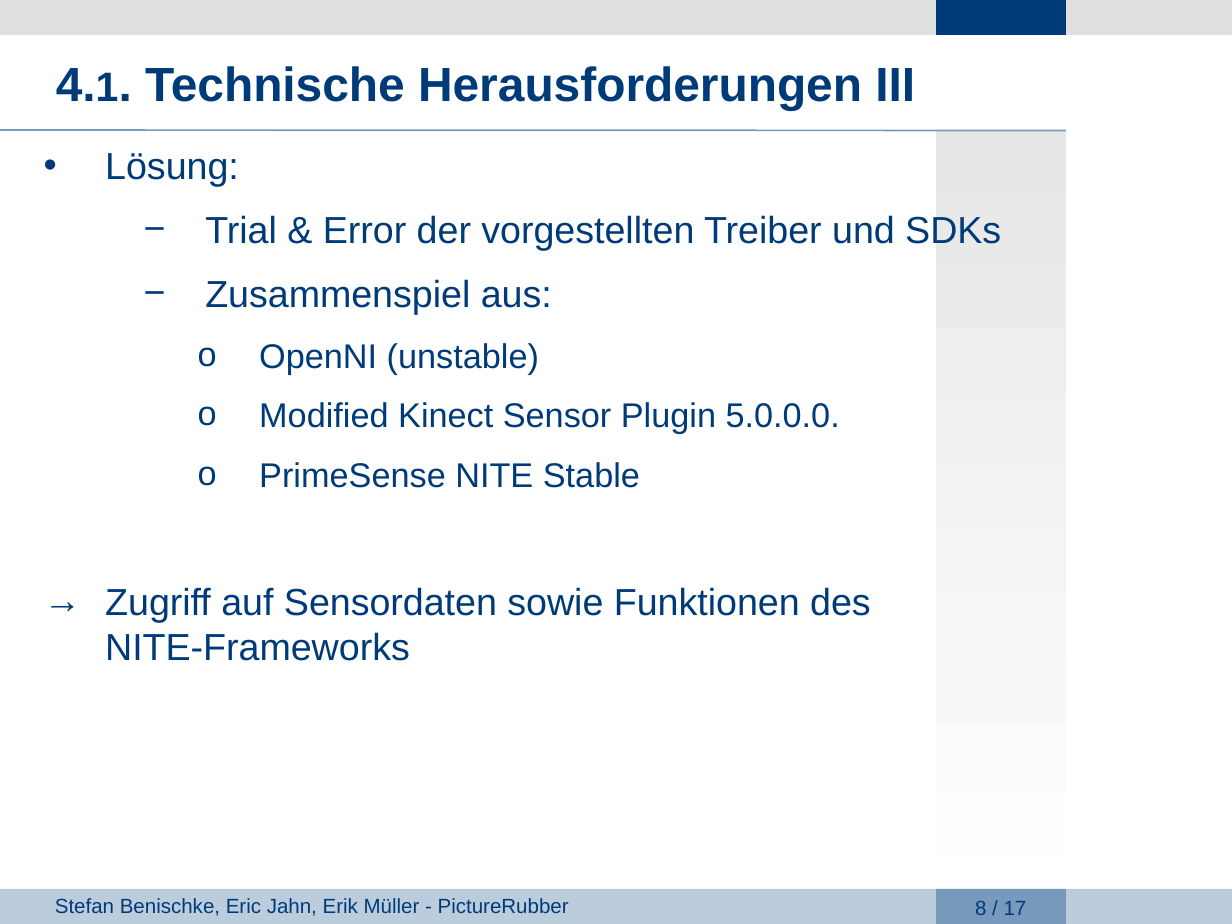
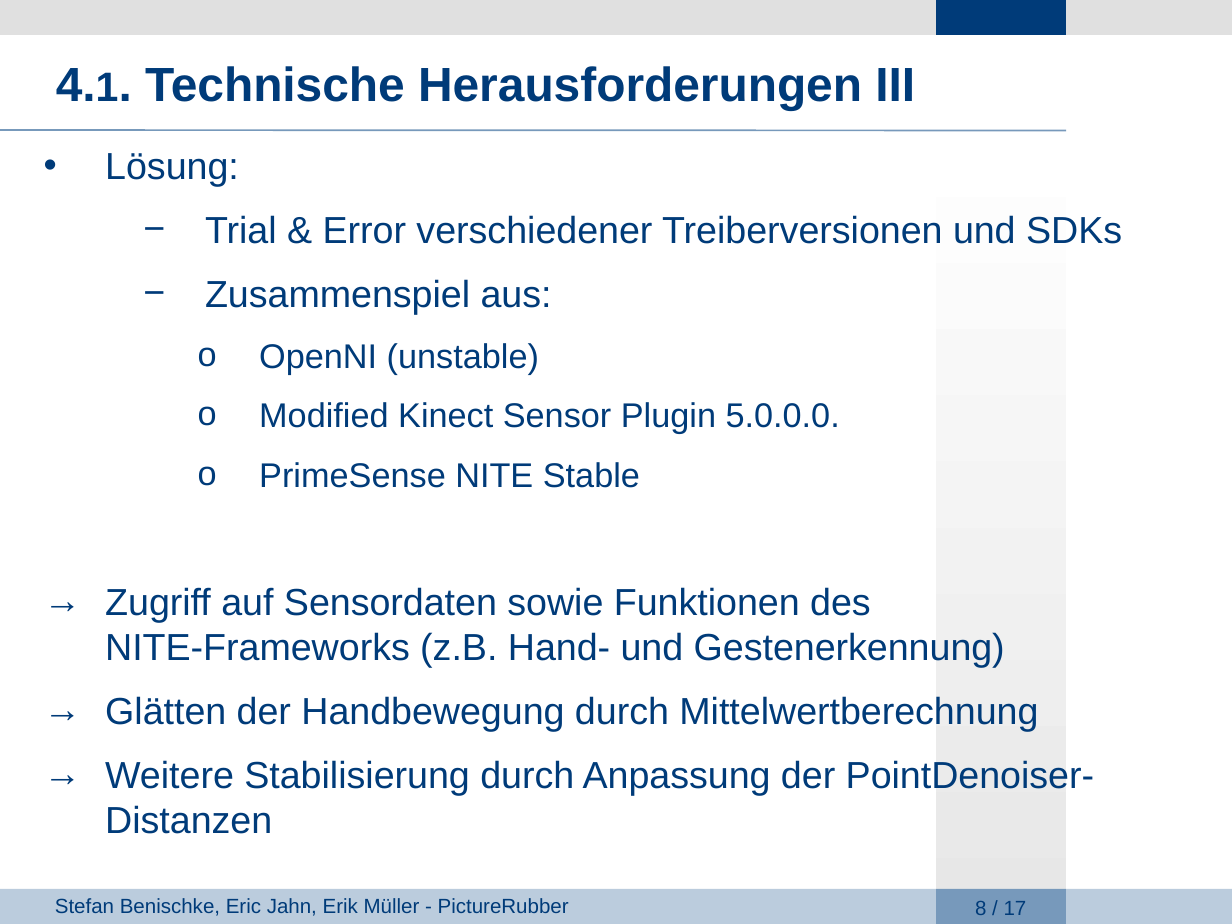
Before and after one commit to giuliarouge/picturerubber, a slide deck: slide 8 of Präsentation.ppt. Drawn at 1232x924 pixels with LibreOffice and Linux fonts; fonts in the diff are those of the drawing; background and template pictures are left out. Boxes give left, top, right and bottom in pixels: in the first picture for what was removed or moved away, otherwise in the second. Text is boxed around its words. In the diff, an @@ line names an element or a change of style, - is before the commit and + after.

```diff
--- a/Präsentation.ppt
+++ b/Präsentation.ppt
@@ rectangle at [936,131,1066,924]: fill gradient #E7E7E7 to #FFFFFF to gradient #FFFFFF to #E7E7E7 @@
@@ text at [205,215,1122,244]: text changed @@
-  − Trial & Error der vorgestellten Treiber und SDKs
+  − Trial & Error verschiedener Treiberversionen und SDKs
@@ text at [105,587,1094,834]: text changed @@
-→ Zugriff auf Sensordaten sowie Funktionen des
-  NITE-Frameworks
+→ Zugriff auf Sensordaten sowie Funktionen des
+  NITE-Frameworks (z.B. Hand- und Gestenerkennung)
+→ Glätten der Handbewegung durch Mittelwertberechnung
+→ Weitere Stabilisierung durch Anpassung der PointDenoiser-Distanzen
```
Also in this commit, not shown: 16 other slides changed.
